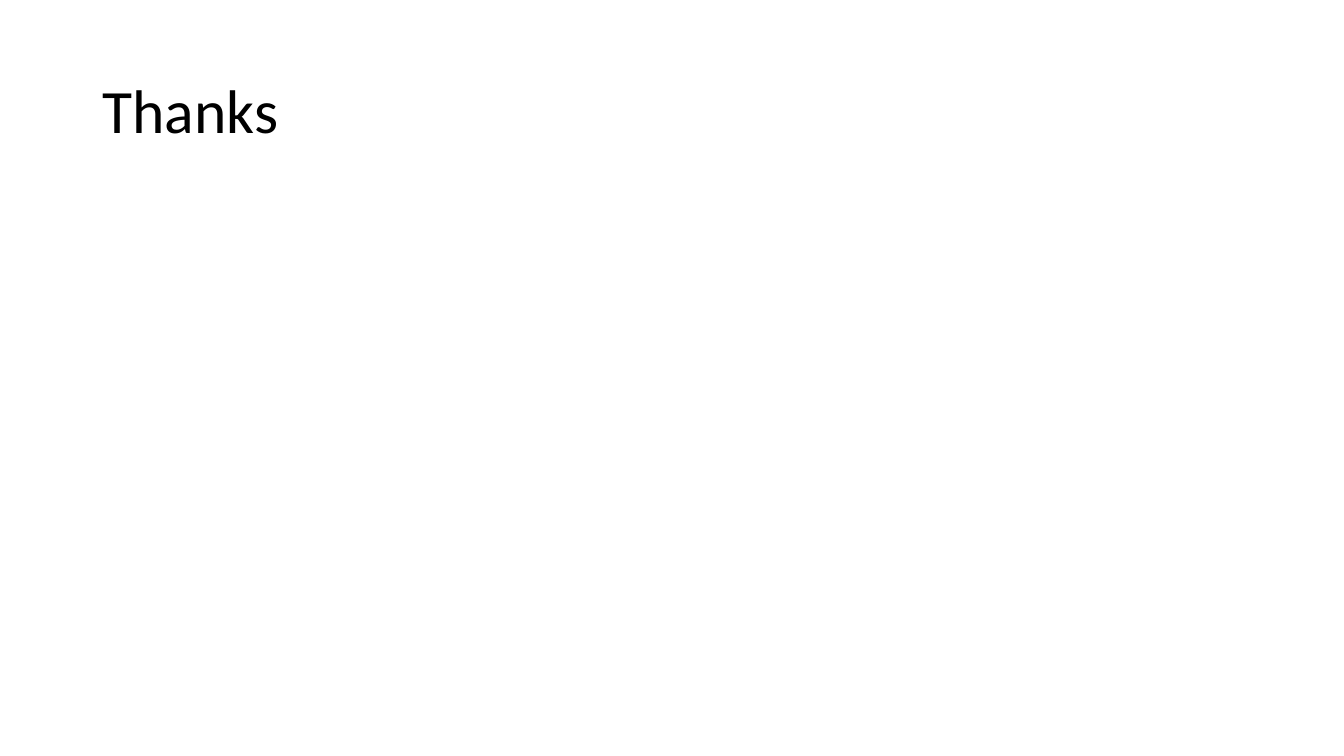
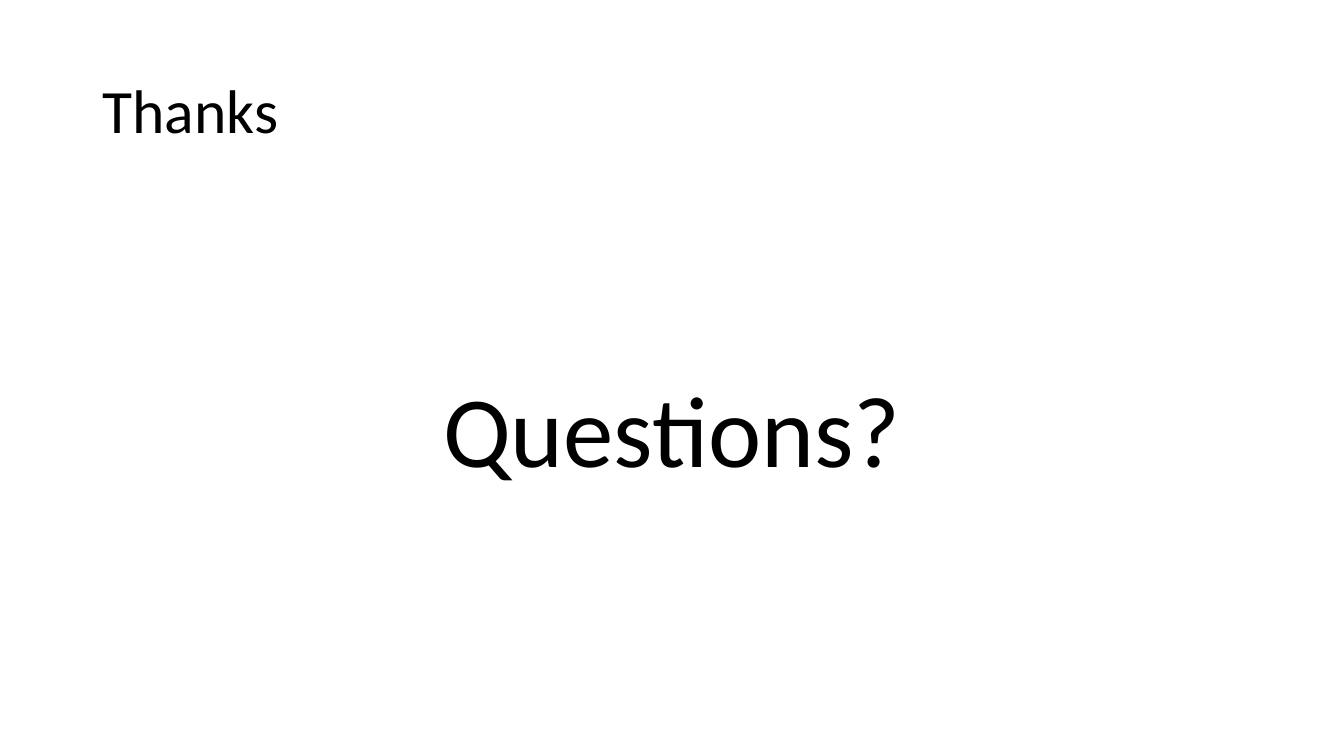
Before and after one commit to Flyingbobcats/thesisProposal2, a slide deck: slide 13 of Prop.pptx (slide 14 before the commit). Drawn at 1344x756 pixels with LibreOffice and Linux fonts; fonts in the diff are those of the drawing. Boxes give left, top, right and bottom in pixels: in the first picture for what was removed or moved away, otherwise in the second. Text is boxed around its words. In the diff, an @@ line names an element or a change of style, - is before the commit and + after.

```diff
--- a/Prop.pptx
+++ b/Prop.pptx
@@ text added at [443, 397, 900, 481], 72 pt, text #000000 @@
+Questions?
```
Also in this commit, not shown: 3 other slides changed, 5 slides added, 6 slides removed, 7 other files.
